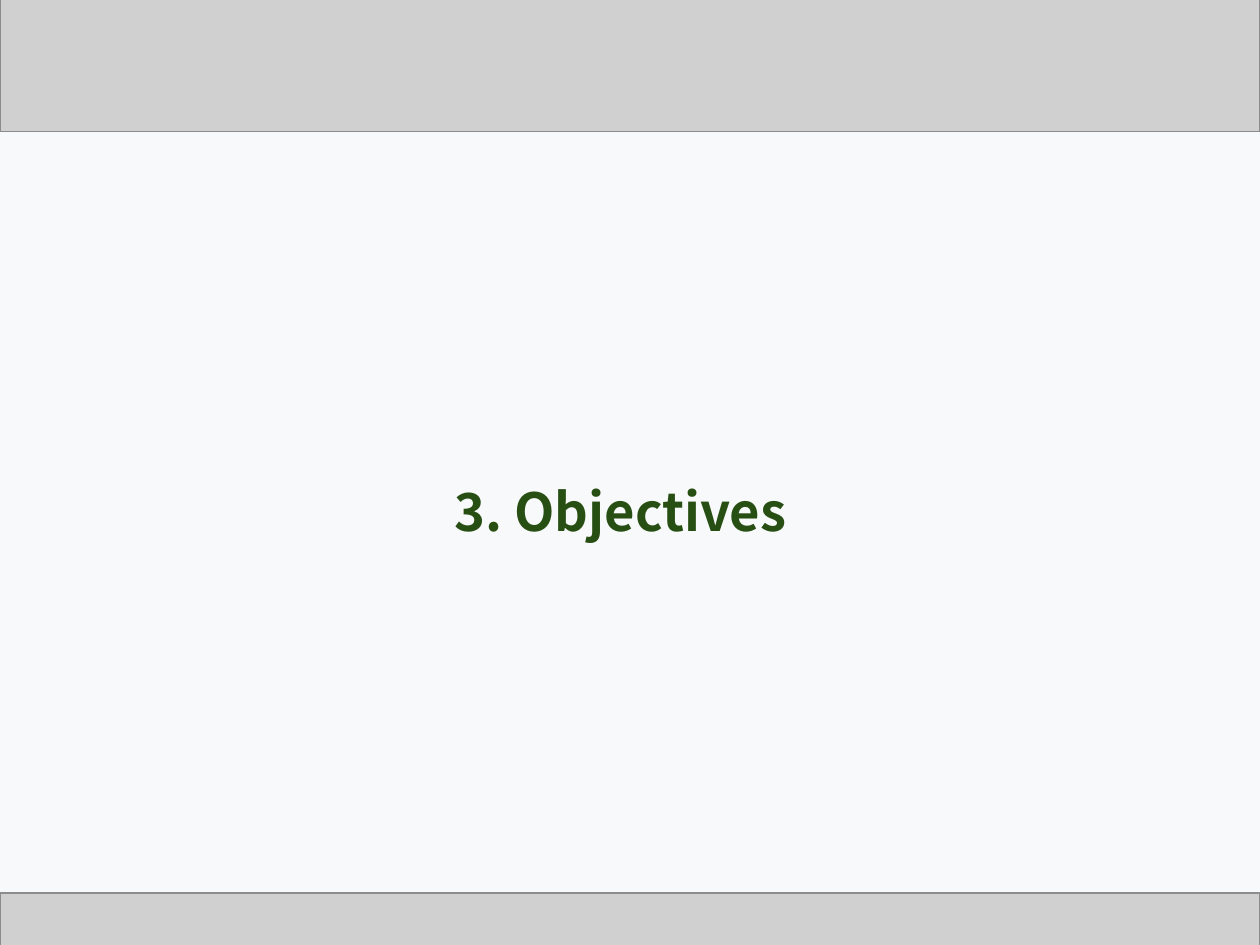
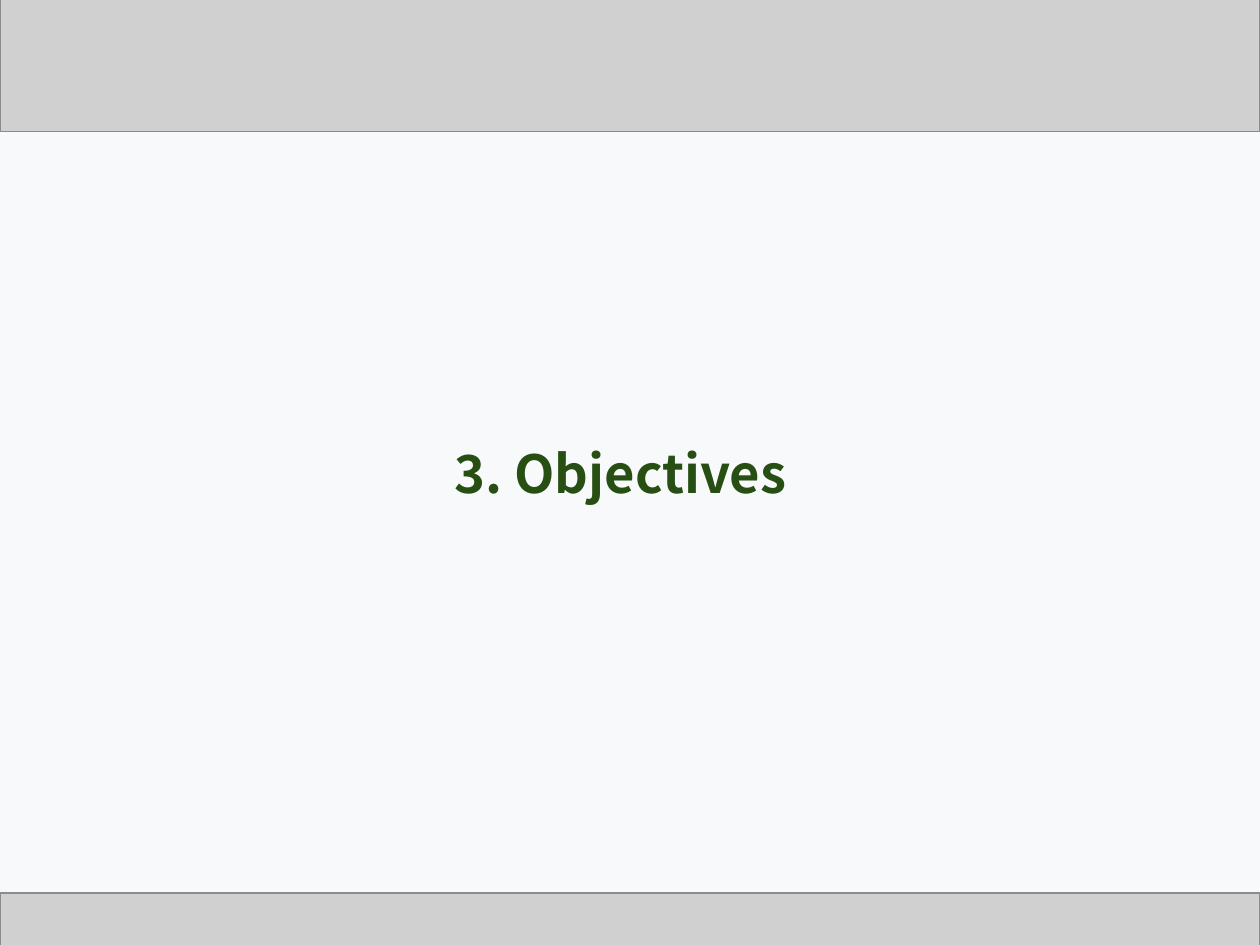
Before and after one commit to Team-GoNaMi/Docs, a slide deck: slide 11 of PPT/Team1_Presentation Material_3rd Week.pptx (slide 7 before the commit). Drawn at 1260x945 pixels with LibreOffice and Linux fonts; fonts in the diff are those of the drawing; grey boxes stand for pictures. Boxes give left, top, right and bottom in pixels: in the first picture for what was removed or moved away, otherwise in the second. Text is boxed around its words. In the diff, an @@ line names an element or a change of style, - is before the commit and + after.

```diff
--- a/PPT/Team1_Presentation Material_3rd Week.pptx
+++ b/PPT/Team1_Presentation Material_3rd Week.pptx
@@ text "3. Objectives": place and size @@
-text "3. Objectives" at (454, 488, 786, 543)
+text "3. Objectives" at (454, 450, 786, 505)
```
Also in this commit, not shown: 15 other slides changed, 6 slides added, 1 other file.
